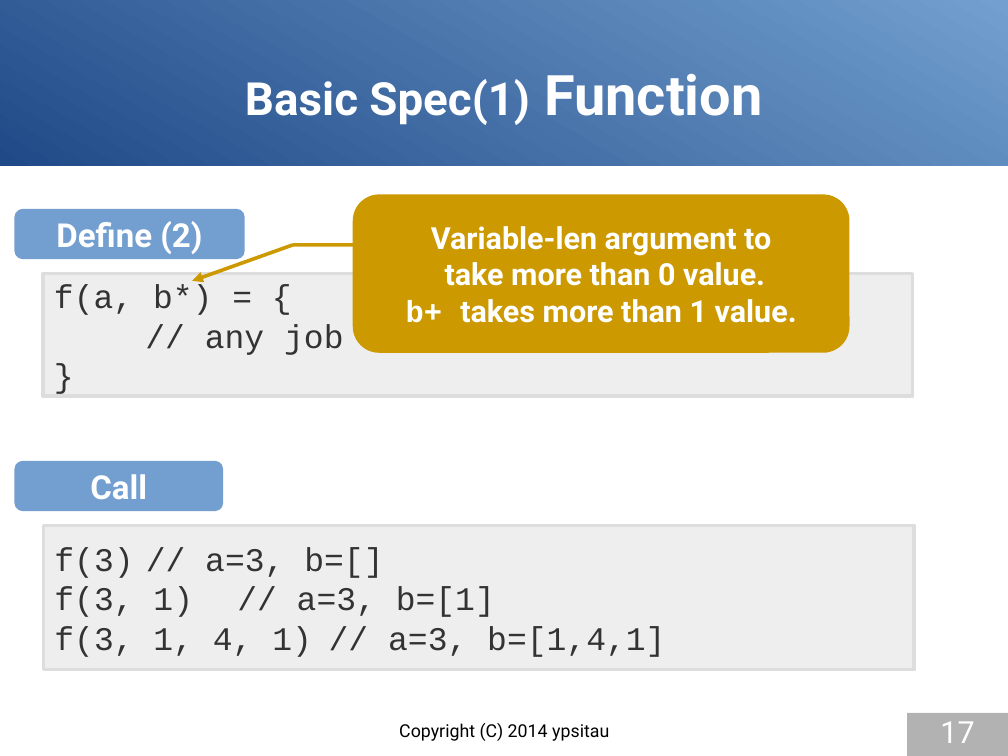
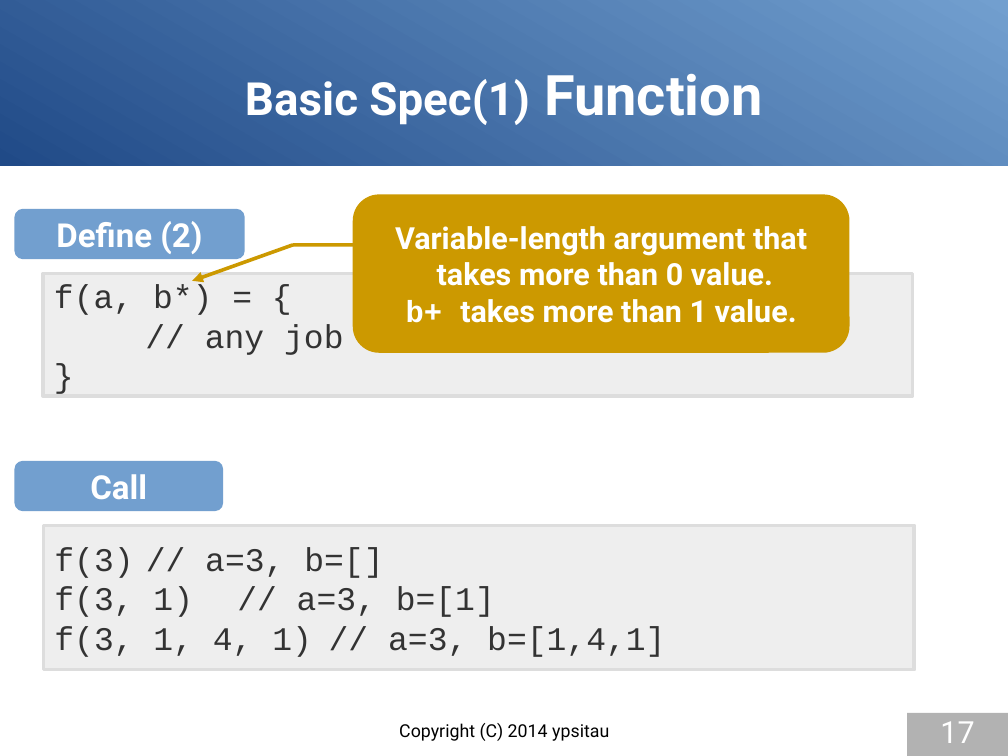
Before and after one commit to gura-lang/gura-doc, a slide deck: slide 17 of presentation/gura-introduction-e.odp. Drawn at 1008x756 pixels with LibreOffice and Linux fonts; fonts in the diff are those of the drawing. Boxes give left, top, right and bottom in pixels: in the first picture for what was removed or moved away, otherwise in the second. Text is boxed around its words. In the diff, an @@ line names an element or a change of style, - is before the commit and + after.

Commit message:
updated presentation

```diff
--- a/presentation/gura-introduction-e.odp
+++ b/presentation/gura-introduction-e.odp
@@ text in rounded rectangle at box(395, 226, 807, 286): text changed @@
-Variable-len argument to
-take more than 0 value.
+Variable-length argument that
+takes more than 0 value.
```
Also in this commit, not shown: 4 other slides changed.
